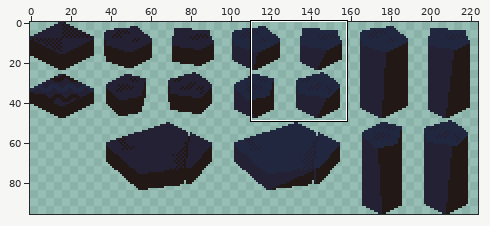
Sprite sheet, stored at asset/tile/basalt.png. Above, an overview of the earlier version with the close-up marked.
Close-up. First the earlier version:
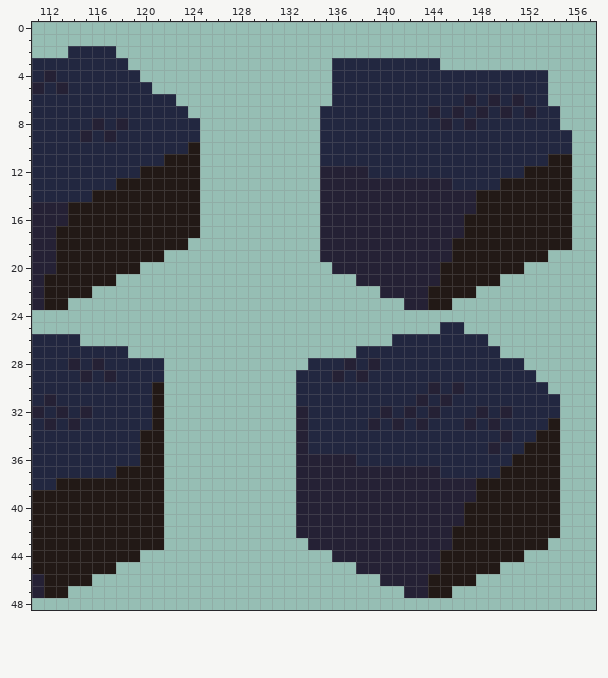
The file is 224x96 pixels. Shown: x 111..157, y 0..48. The commit also changed other parts of the picture, which this record leaves out.
The result:
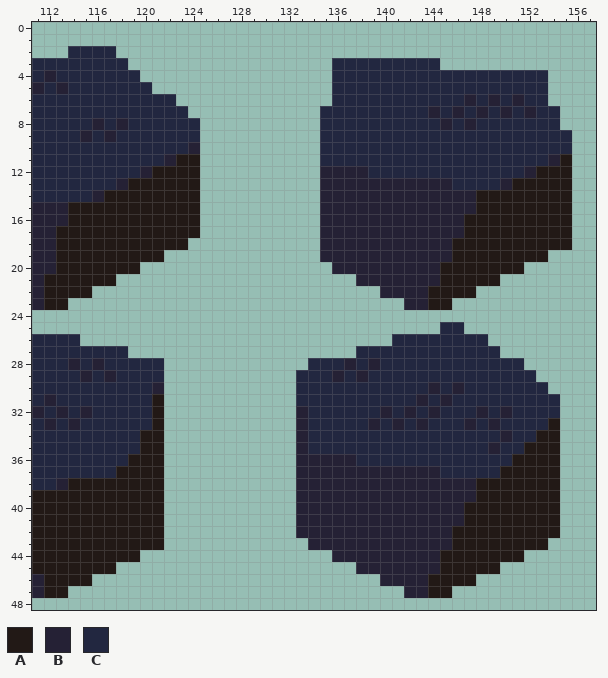
Palette (. is transparent): A #221916  B #252135  C #222740
What changed:
@@ x 111..157 @@
  9 CCCCBCBCCCCCCC..........CCCCCCCCCCCCCCCCCCCCC..
-10 CCCCCCCCCCCCCA..........CCCCCCCCCCCCCCCCCCCCC..
-11 CCCCCCCCCCCAAA..........CCCCCCCCCCCCCCCCCCCAA..
-12 CCCCCCCCCAAAAA..........BBBBCCCCCCCCCCCCCAAAA..
-13 CCCCCCCAAAAAAA..........BBBBBBBBBBBCCCCAAAAAA..
-14 CCCCCAAAAAAAAA..........BBBBBBBBBBBBBAAAAAAAA..
+10 CCCCCCCCCCCCCB..........CCCCCCCCCCCCCCCCCCCCC..
+11 CCCCCCCCCCCBAA..........CCCCCCCCCCCCCCCCCCCBA..
+12 CCCCCCCCCBAAAA..........BBBBCCCCCCCCCCCCCBAAA..
+13 CCCCCCCBAAAAAA..........BBBBBBBBBBBCCCCBAAAAA..
+14 CCCCCBAAAAAAAA..........BBBBBBBBBBBBBAAAAAAAA..
 15 BBBAAAAAAAAAAA..........BBBBBBBBBBBBBAAAAAAAA..
@@ x 119..123 @@
 29 CCC..
-30 CCA..
+30 CCB..
 31 CCA..
@@ x 111..121 @@
 35 CCCCCCCCCAA
-36 CCCCCCCCCAA
+36 CCCCCCCCAAA
 37 CCCCCCCAAAA
-38 CCAAAAAAAAA
+38 CCBAAAAAAAA
 39 AAAAAAAAAAA
